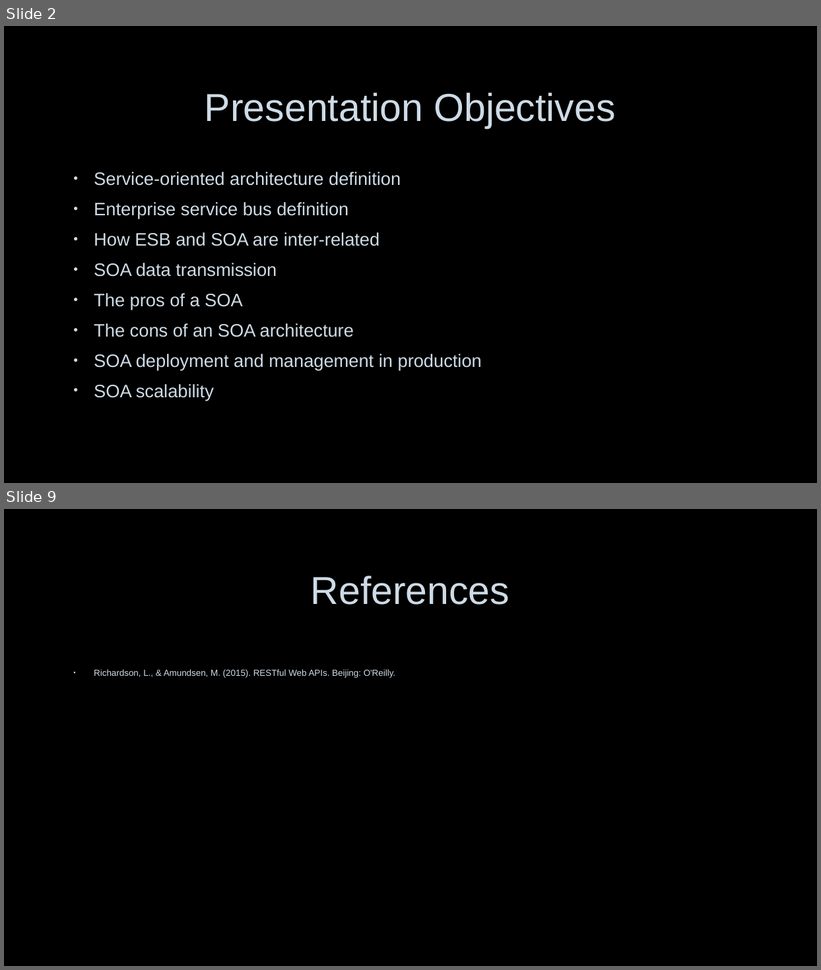
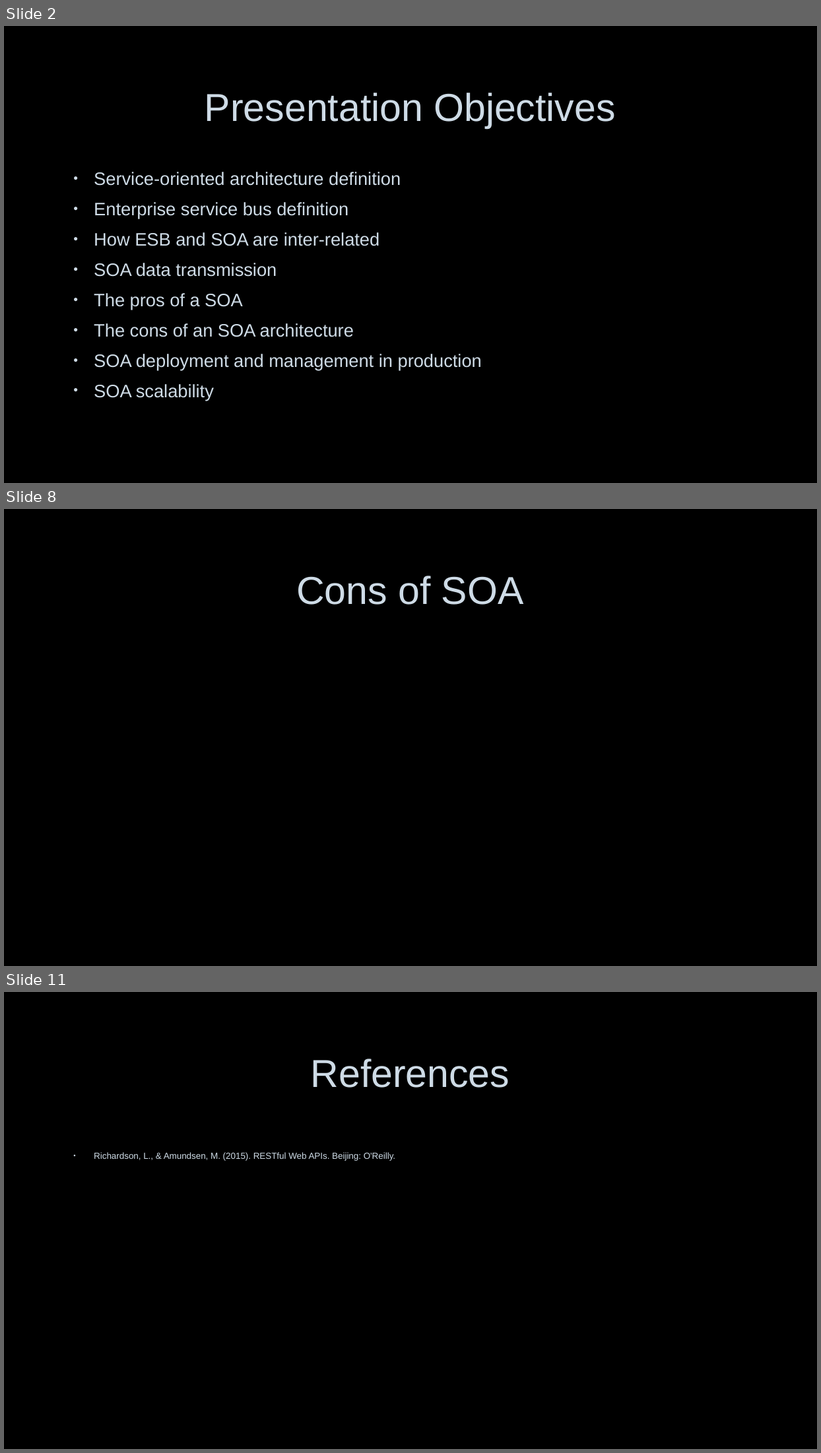
Before and after one commit to nerdommicro/WEB-420, a slide deck: week7-and-group_project/nesbitt-week7.pptx. Shown one above the other, each under a label of ours: slides 2 and 9 before the commit, slides 2, 8 and 11 after it; the slides between them are not shown. The pictures are 821x970 and 821x1453 pixels, drawn with LibreOffice and Linux fonts; fonts in the diff are those of the drawing; background and template pictures are left out. Boxes give left, top, right and bottom in pixels: in the first picture for what was removed or moved away, otherwise in the second. Text is boxed around its words. In the diff, an @@ line names an element or a change of style, - is before the commit and + after.

```diff
--- a/week7-and-group_project/nesbitt-week7.pptx
+++ b/week7-and-group_project/nesbitt-week7.pptx
@@ slide 8 added at bbox=[4, 509, 817, 966], background picture (left out) @@
@@ title added at bbox=[296, 576, 524, 605], 46 pt, text #CEDBE6 @@
+Cons of SOA
@@ what was slide 9 is now slide 11 @@
```
Also in this commit, not shown: 7 other slides added, 6 slides removed, 1 other file.
